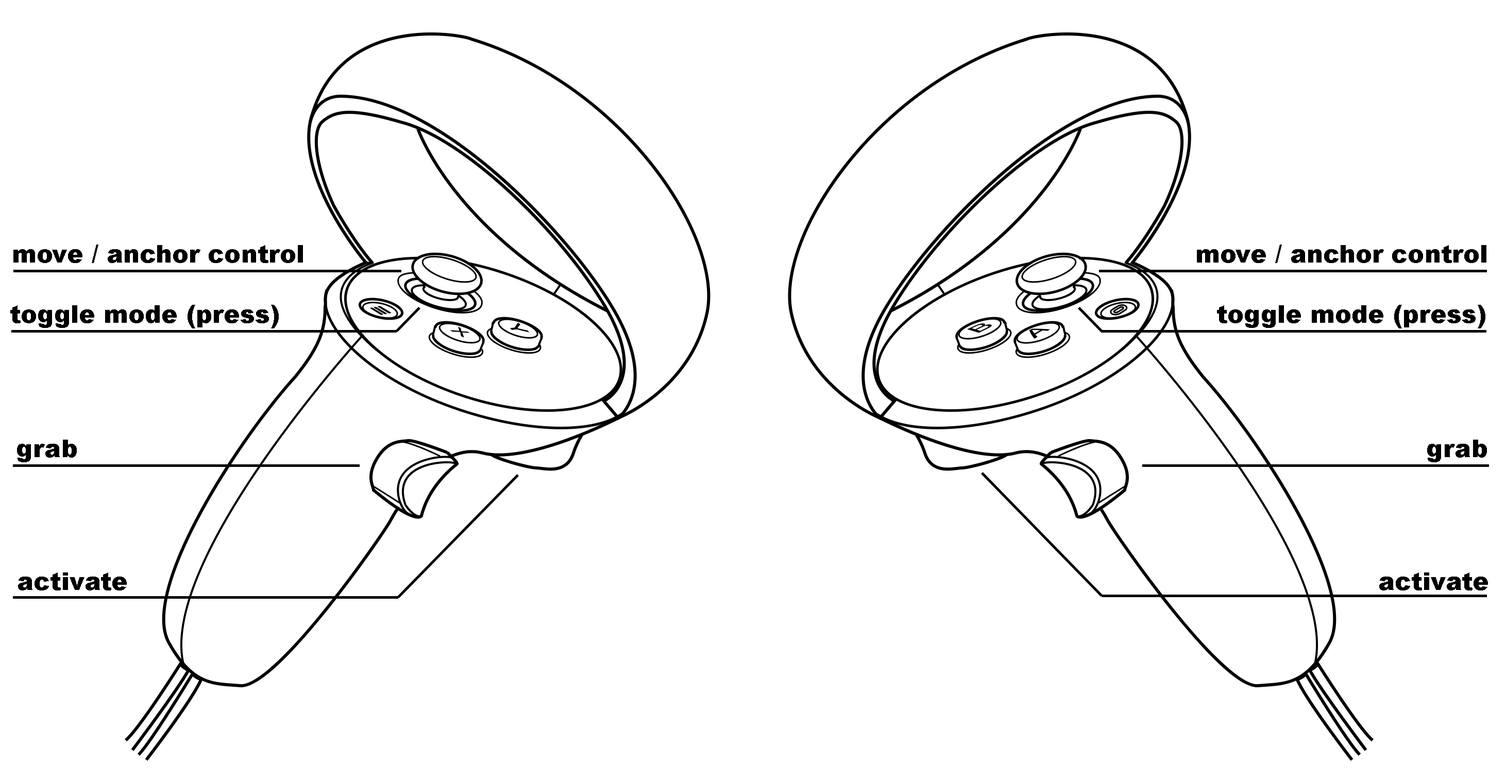
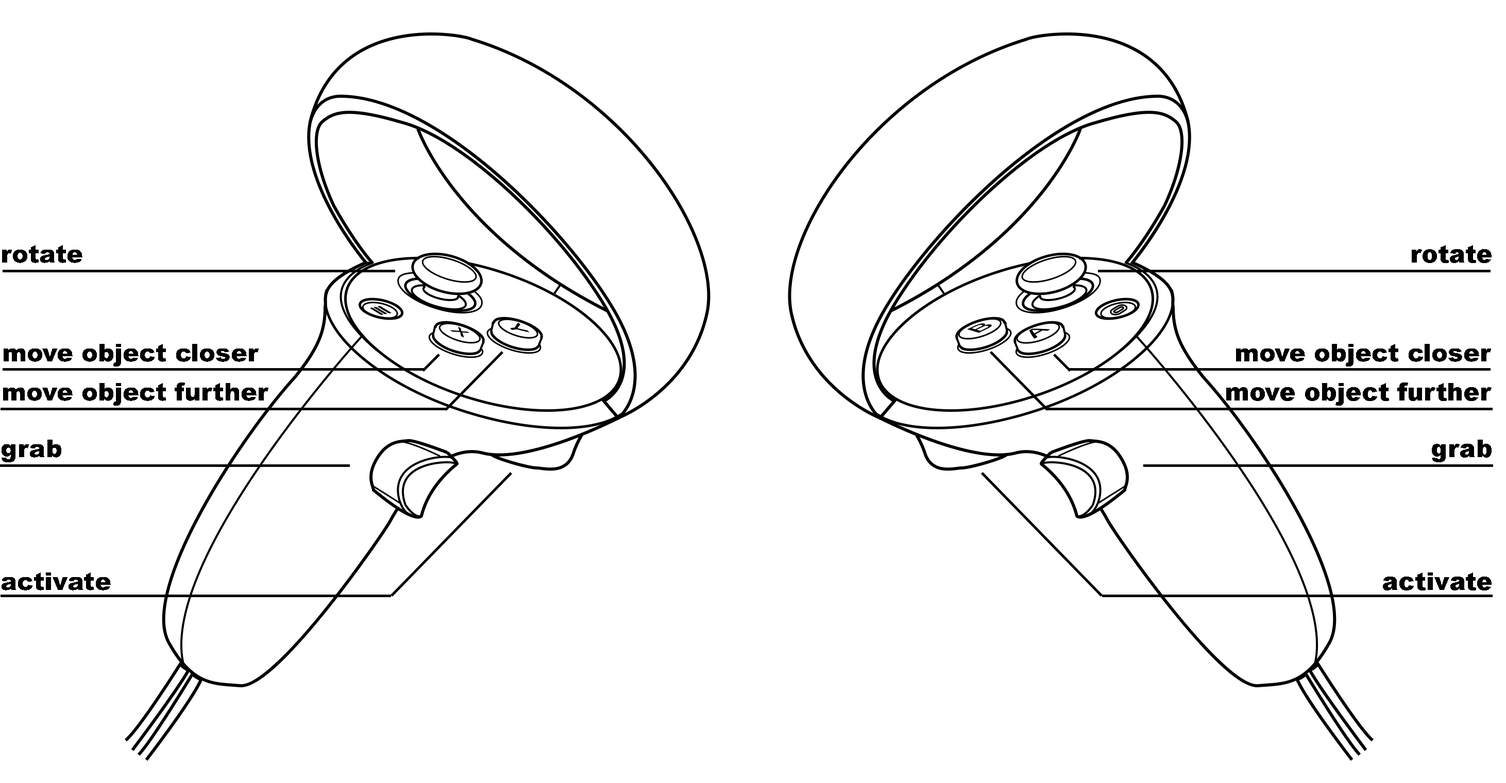
Layers edited between the first and the second (1506, 783) image:
added group "left" (1st of 2) with 18 layers above "right" over [0, 245, 512, 598]
moved "Line 1" (1st of 14, in "left" › "entry grab") into group "entry grab", painted on it over [0, 330, 1486, 468]
added group "entry activate" (1st of 3, in "left") with 3 layers in group "left" over [0, 472, 512, 598]
moved "Line 2" (1st of 8, in "left" › "entry activate") into group "entry activate", painted on it over [390, 306, 1103, 597]
removed layer "toggle mode (press)" (1st of 2, in "right" › "entry toggle mode") from group "entry toggle mode" over [1216, 304, 1485, 329]
added group "object further" (1st of 2, in "left") with 3 layers in group "left" over [2, 344, 440, 372]
added layer "move object closer" (1st of 2, in "left" › "object further") in group "object further" over [3, 344, 259, 367]
added group "object closer" (1st of 2, in "left") with 3 layers in group "left" over [0, 351, 504, 412]
added layer "move object further" (1st of 2, in "left" › "object closer") in group "object closer" over [3, 382, 269, 406]
added group "entry move" (1st of 3, in "left") with 2 layers in group "left" over [2, 245, 303, 273]
removed group "entry toggle mode" (1st of 2, in "right") (3 layers) from group "right" over [1077, 304, 1486, 333]
added group "object further" (2nd of 2, in "right") with 3 layers in group "right" over [1052, 344, 1491, 372]
added group "object closer" (2nd of 2, in "right") with 3 layers in group "right" over [989, 351, 1493, 412]
added layer "move object further" (2nd of 2, in "right" › "object closer") in group "object closer" over [1225, 382, 1492, 406]
renamed "move / anchor control" to "rotate", painted on it over [1196, 244, 1492, 264]
hid group "left" (2nd of 2) (14 layers) over [10, 244, 519, 600]
hid group "entry toggle mode" (in "left") (3 layers) over [10, 304, 421, 333]
…and 21 more changes (15 added, 2 moved_by, 4 painted, 1 renamed)
